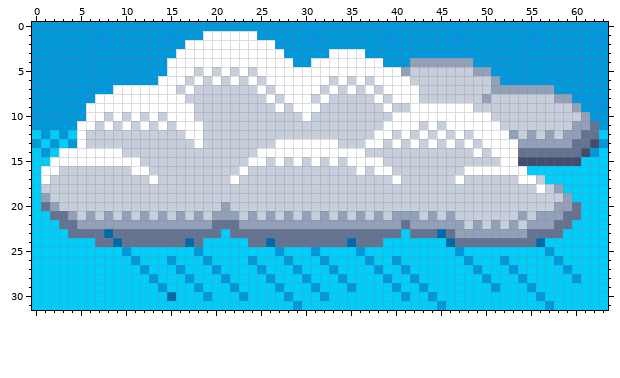
Edited in one commit: pixel-art sprite (themes/64x32/weather/09d.png). The picture above is the old version.
The file is 64x32 pixels.
Once edited:
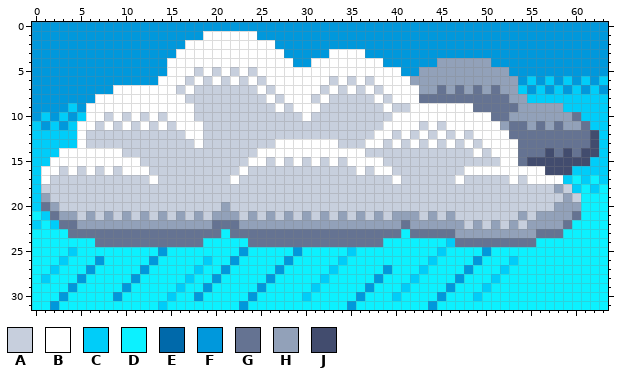
Palette (. is transparent): A #c7cfdd  B #ffffff  C #00cdf9  D #0cf1ff  E #0069aa  F #0098dc  G #657392  H #92a1b9  J #424c6e
What changed:
Changed rows in their new state; - is an unchanged pixel.
first column x 0:
 4 ------------------------------------------FFF----HH-------------
 5 -----------------------------------------FFHHHHHH--HH-----------
 6 ------------------------------------------HHHHHHHHH-HH-C-C-C-C-C
 7 -------------------------------------------HHGHGHGHG--CFCFC-C-C-
 8 -------------------------------------------GGGGGGGGGGHHCCCCCCCCC
 9 ----C--------------------------------------------GGGGGHHHHHCCCCC
10 -C-C-C---------------------------------------------GGHHHHHHHGCCC
11 C-C-C-----------------------------------------------HGGHGHGH-GCC
12 -C-C-------------------------------------------------GGGGGGGG-J-
13 C-C-C-------------------------------------------------GGGGGG---C
14 -C-------------------------------------------------------J-J--J-
15 ------------------------------------------------------G------J--
16 ----B-B-B-B--------------------------------------------BBJJJ----
17 -----------------------------------------------------BA-BBB-D-D-
18 --------------------------------------------------------A--A-D-D
19 ------------------------------------------------------------ADDD
20 ------------------------------------------------------------HDDD
21 D--H-------------------------------------------------------H-DDD
22 -D--------------------------------------------------------H-DDDD
23 DDDD----G------------D-------------------D---G---------H---DDDDD
24 DDDDDDD--G-------G-DDDDD--G--------G---DDDDDDDC---------DDDDDDDD
25 DDDD-DDDDDDDDDFDDDDDDDDFDDDDDFDDDDD-DDDDDDDDD-DDDDFDDDDDDDDDDDDD
26 DDD-DDDFDDDDDFDDDDDCDDFDDDDD-DDDDD-DDDDDDDDD-DDDDFDDD-DDDDDDDDDD
27 DD-DDDFDDDDD-DDDDD-DDFDDDDDFDDDDDCDDDDDFDDD-DDDDFDDD-DDDDDDDDDDD
28 D-DDDFDDDDDFDDDDDCDDFDDDDD-DDDDD-DDDDDFDDDCDDDDFDDD-DDDDDDDDDDDD
29 DDDDFDDDDDFDDDDD-DDFDDDDDFDDDDDCDDDDDFDDD-DDDDFDDD-DDDDDDDDDDDDD
30 DDDFDDDDDFDDDDDCDDFDDDDDFDDDDD-DDDDDFDDD-DDDDFDDD-DDDDDDDDDDDDDD
31 DDFDDDDDDDDDDD-DDDDDDDDFDDDDDDDDDDDFDDDDDDDDFDDDDDDDDDDDDDDDDDDD
Boxes around the changes in both pictures, in picture pixels (x1, y1, x2, y2):
changed: (32, 58, 608, 310)
